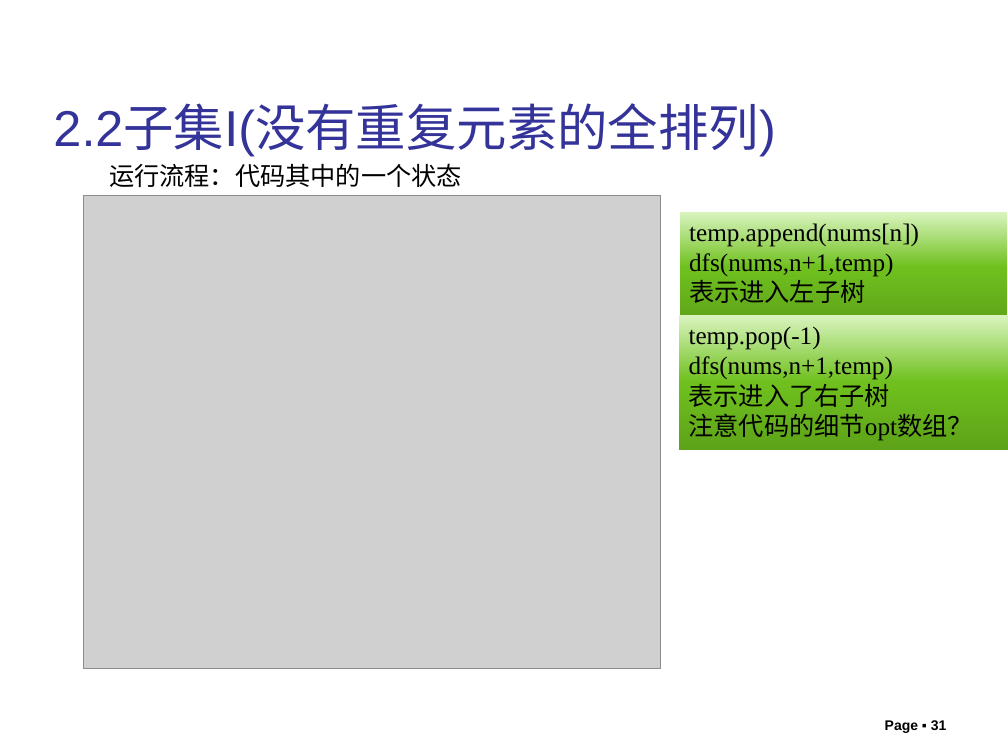
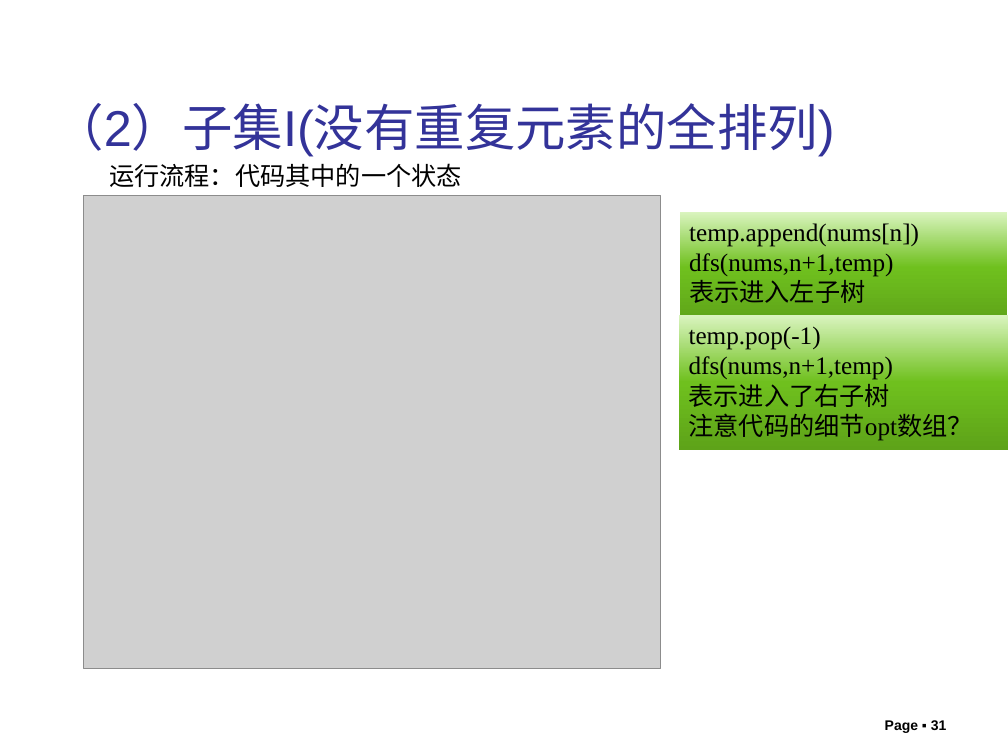
Before and after one commit to liutongling/DP, a slide deck: slide 31 of file/第6章 回朔法.pptx. Drawn at 1008x756 pixels with LibreOffice and Linux fonts; fonts in the diff are those of the drawing; grey boxes stand for pictures; background and template pictures are left out. Boxes give left, top, right and bottom in pixels: in the first picture for what was removed or moved away, otherwise in the second. Text is boxed around its words. In the diff, an @@ line names an element or a change of style, - is before the commit and + after.

```diff
--- a/file/第6章 回朔法.pptx
+++ b/file/第6章 回朔法.pptx
@@ text at [53, 103, 834, 157]: text changed @@
-2.2子集I(没有重复元素的全排列)
+（2）子集I(没有重复元素的全排列)
```
Also in this commit, not shown: 17 other slides changed, 1 other file.
